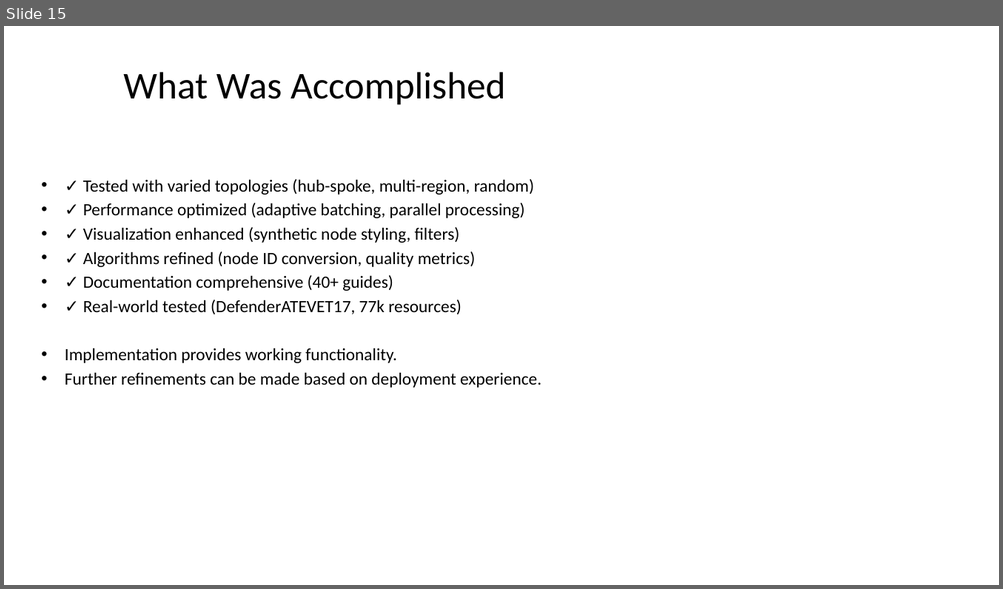
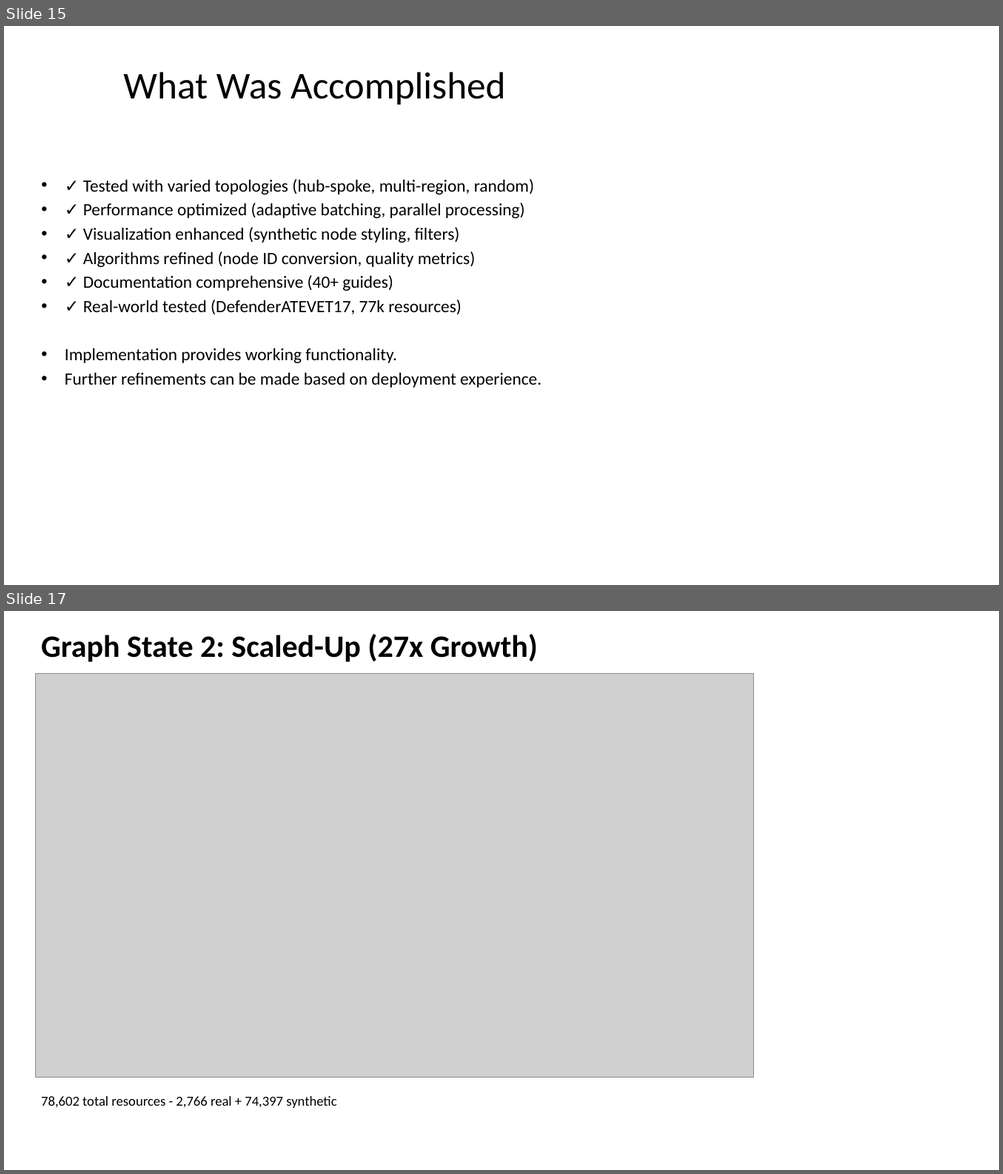
Before and after one commit to rysweet/azure-tenant-grapher, a slide deck: Scale_Operations_Implementation.pptx. Shown one above the other, each under a label of ours: slide 15 before the commit, slides 15 and 17 after it; the slides between them are not shown. The pictures are 1003x589 and 1003x1174 pixels, drawn with LibreOffice and Linux fonts; fonts in the diff are those of the drawing; grey boxes stand for pictures. Boxes give left, top, right and bottom in pixels: in the first picture for what was removed or moved away, otherwise in the second. Text is boxed around its words. In the diff, an @@ line names an element or a change of style, - is before the commit and + after.

```diff
--- a/Scale_Operations_Implementation.pptx
+++ b/Scale_Operations_Implementation.pptx
@@ slide 17 added at <box>4,611,999,1170</box>, background #FFFFFF @@
@@ text added at <box>41,634,538,662</box>, 36 pt, text #000000, bold @@
+Graph State 2: Scaled-Up (27x Growth)
@@ picture added at <box>35,673,754,1077</box> @@
@@ text added at <box>41,1096,336,1108</box>, 16 pt, text #000000 @@
+78,602 total resources - 2,766 real + 74,397 synthetic
```
Also in this commit, not shown: 10 other slides added.
